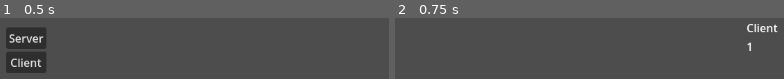
Above: before the commit, frames 1-2 (left to right).
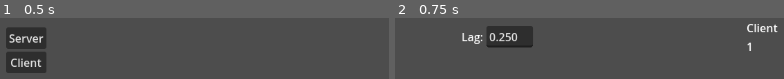
Above: after the commit, the same moments.

Repository: PatrizioG/godot_multiplayer_demo
Game: Godot game, scene res://Scenes/Main/World.tscn
The game is run twice, just before and just after one commit, with the same random seed, the same clock (stepped at 60 frames per second) and the same inputs.
Inputs:
- Up to frame 1 (0.5 s): no input
- Up to frame 2 (0.75 s): click "Client" at 0.5 s

Frame 1 is identical in both runs. In frame 2, 4.1% of the frame differs, in the area x 17-36%, y 13-48%.

Commit message:
Add lag management

Diff:
--- a/Scenes/Main/Circle.gd
+++ b/Scenes/Main/Circle.gd
@@ -1,10 +1,13 @@
 extends Node2D
+
+class_name Circle
 
 @export var radius: float
 @export var speed: float = 400
 @export var client_side_prediction: bool = true
 @export var entity_interpolation:bool = true;
 @export var server_reconciliation:bool = true;
+@export var latency: float = 0.250
 var color: Color
 
 var input_sequence_number = 0
@@ -54,8 +57,9 @@
 		"input_sequence_number" = input_sequence_number,
 	}
 
-	#Network.fetch_skill_damage(input)
-	rpc("send_input", input)
+	get_tree().create_timer(latency).timeout.connect(
+		func(): rpc("send_input", input)
+	)
 
 	if client_side_prediction:
 		position += velocity
--- a/Scenes/Main/World.gd
+++ b/Scenes/Main/World.gd
@@ -6,6 +6,7 @@
 const ADDRESS = "127.0.0.1"
 
 var Circle = preload("res://Scenes/Main/Circle.tscn")
+var local_player: Circle
 
 func _on_server_btn_pressed():
 	$NetworkInfo/NetworkSideDisplay.text = "Server"
@@ -56,6 +57,7 @@
 	multiplayer_peer.create_client(ADDRESS, PORT)
 	multiplayer.multiplayer_peer = multiplayer_peer
 	$NetworkInfo/UniquePeerID.text = str(multiplayer.get_unique_id())
+	$Lag.visible = true
 
 	multiplayer.connection_failed.connect(func():
 		print("Connection failed"))
@@ -74,3 +76,10 @@
 	circle.color = color
 	circle.set_multiplayer_authority(peer_id)
 	add_child(circle)
+	if peer_id == multiplayer.get_unique_id():
+		local_player = circle
+
+func _on_line_edit_text_submitted(new_text):
+	print("input submitted: ", new_text)
+	local_player.latency = float(new_text) # Replace with function body.
+	$Lag/LineEdit.release_focus()
--- a/Scenes/Main/World.tscn
+++ b/Scenes/Main/World.tscn
@@ -31,5 +31,21 @@
 [node name="UniquePeerID" type="Label" parent="NetworkInfo"]
 layout_mode = 2
 
+[node name="Lag" type="HBoxContainer" parent="."]
+visible = false
+offset_left = 106.0
+offset_top = 13.0
+offset_right = 209.0
+offset_bottom = 44.0
+
+[node name="Label" type="Label" parent="Lag"]
+layout_mode = 2
+text = "Lag:"
+
+[node name="LineEdit" type="LineEdit" parent="Lag"]
+layout_mode = 2
+text = "0.250"
+
 [connection signal="pressed" from="Menu/ServerBtn" to="." method="_on_server_btn_pressed"]
 [connection signal="pressed" from="Menu/ClientBtn" to="." method="_on_client_btn_pressed"]
+[connection signal="text_submitted" from="Lag/LineEdit" to="." method="_on_line_edit_text_submitted"]
